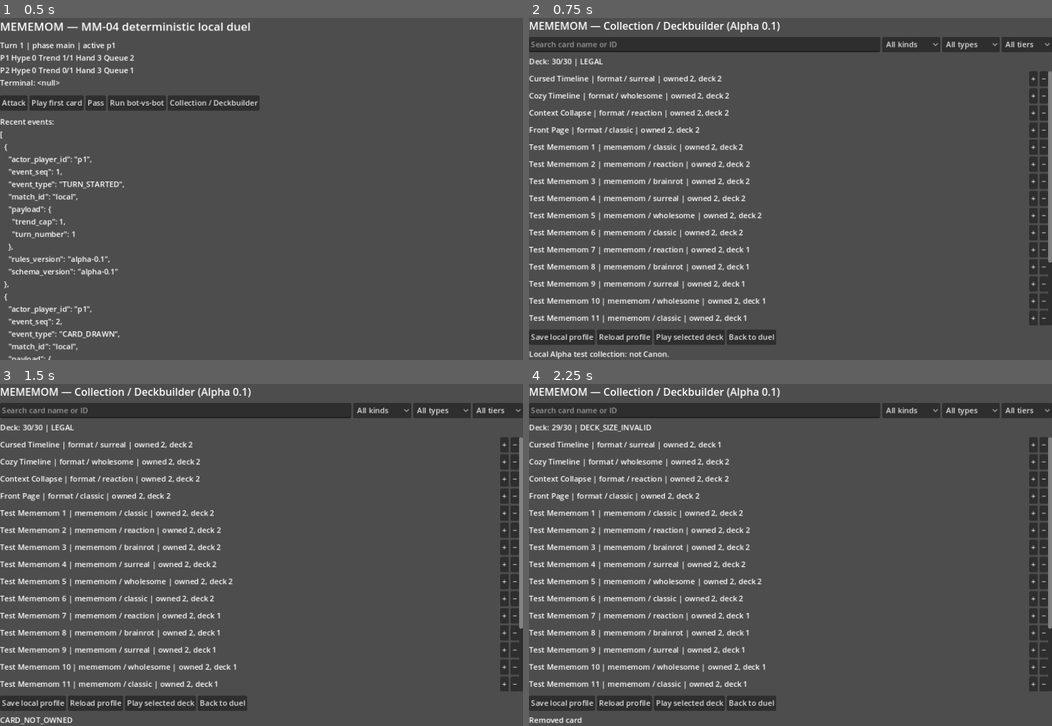
Above: before the commit, frames 1-4 (two rows, left to right).
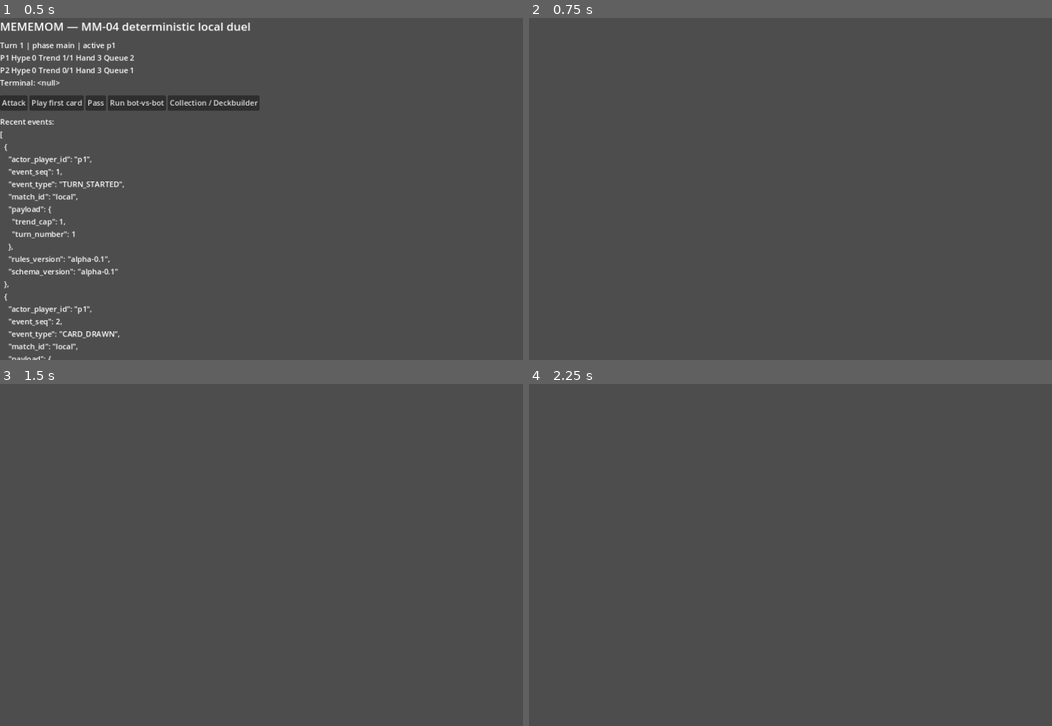
Above: after the commit, the same moments.

Repository: az1nn/meme-mon
Game: Godot game, scene res://scenes/Main.tscn
Same seed, same stepped clock (60 frames per second), same inputs: the game is played once before the commit and once after it.
Inputs (mouse positions are in pixels of both pictures, inside the frame that each line leads up to):
- Up to frame 1 (0.5 s): no input
- Up to frame 2 (0.75 s): click "Collection / Deckbuilder" at 0.5 s
- Up to frame 3 (1.5 s): click (502, 445) at 1.25 s, where only the run before the commit has a clickable "+"
- Up to frame 4 (2.25 s): click (1041, 445) at 2 s, where only the run before the commit has a clickable "−"

Frame 1 is identical in both runs. In frame 2, 15% of the frame differs, in the area x 0-100%, y 1-100%; in frame 3, 15%; in frame 4, 15%.
Error after the commit: Parse Error: Cannot infer the type of "deck_num" variable because the value doesn't have a set type. (res://src/presentation/collection.gd:143)

Commit message:
feat(mm-05): support multiple named decks and selection in Godot

Diff:
--- a/src/presentation/collection.gd
+++ b/src/presentation/collection.gd
@@ -15,6 +15,9 @@
 var kind_filter: OptionButton
 var type_filter: OptionButton
 var tier_filter: OptionButton
+var deck_picker: OptionButton
+var deck_name_input: LineEdit
+var active_deck_id: String = ACTIVE_DECK
 
 func _ready() -> void:
 	var data = JSON.parse_string(FileAccess.get_file_as_string("res://data/cards/alpha-test-cards.json"))
@@ -38,10 +41,11 @@
 		var ids: Array = model.catalog.keys()
 		ids.sort()
 		for edition_id in ids:
-			model.add_card(ACTIVE_DECK, edition_id)
+			model.add_card(active_deck_id, edition_id)
 		for i in range(10):
-			model.add_card(ACTIVE_DECK, ids[i])
+			model.add_card(active_deck_id, ids[i])
 	_build_ui()
+	_refresh_deck_picker()
 	_show_message(initial_message)
 	_render_cards()
 
@@ -66,6 +70,20 @@
 	type_filter = _add_filter(toolbar, ["All types", "classic", "reaction", "brainrot", "surreal", "wholesome"])
 	tier_filter = _add_filter(toolbar, ["All tiers", "standard", "headliner"])
 
+	var deck_toolbar = HBoxContainer.new()
+	root.add_child(deck_toolbar)
+	deck_picker = OptionButton.new()
+	deck_picker.item_selected.connect(Callable(self, "_on_pick_deck"))
+	deck_toolbar.add_child(deck_picker)
+	deck_name_input = LineEdit.new()
+	deck_name_input.placeholder_text = "Name for new deck"
+	deck_name_input.size_flags_horizontal = Control.SIZE_EXPAND_FILL
+	deck_toolbar.add_child(deck_name_input)
+	var create_button = Button.new()
+	create_button.text = "New deck"
+	create_button.pressed.connect(Callable(self, "_create_new_deck"))
+	deck_toolbar.add_child(create_button)
+
 	deck_label = Label.new()
 	root.add_child(deck_label)
 	var scroll = ScrollContainer.new()
@@ -100,6 +118,43 @@
 	return control.get_item_text(control.selected)
 
 func _on_filter_changed(_value = null) -> void:
+	_render_cards()
+
+func _refresh_deck_picker() -> void:
+	if deck_picker == null:
+		return
+	deck_picker.clear()
+	var ids: Array = model.decks.keys()
+	ids.sort()
+	if not ids.is_empty() and not model.decks.has(active_deck_id):
+		active_deck_id = str(ids[0])
+	for id in ids:
+		var idx := deck_picker.item_count
+		deck_picker.add_item(str(model.decks[id].get("name", id)))
+		deck_picker.set_item_metadata(idx, str(id))
+		if str(id) == active_deck_id:
+			deck_picker.select(idx)
+
+func _on_pick_deck(index: int) -> void:
+	active_deck_id = str(deck_picker.get_item_metadata(index))
+	_render_cards()
+
+func _create_new_deck() -> void:
+	var deck_num := model.decks.size() + 1
+	var new_id := "local.%d" % deck_num
+	while model.decks.has(new_id):
+		deck_num += 1
+		new_id = "local.%d" % deck_num
+	var name := deck_name_input.text.strip_edges()
+	if name.is_empty():
+		name = "Deck %d" % deck_num
+	var verdict: Dictionary = model.create_deck(new_id, name)
+	if not verdict["ok"]:
+		_show_message("New deck blocked: %s" % verdict["code"])
+		return
+	active_deck_id = new_id
+	_refresh_deck_picker()
+	_show_message("Created %s" % name)
 	_render_cards()
 
 func _render_cards() -> void:
@@ -127,10 +182,10 @@
 	_render_deck()
 
 func _used_copies(edition_id: String) -> int:
-	if not model.decks.has(ACTIVE_DECK):
+	if not model.decks.has(active_deck_id):
 		return 0
 	var used := 0
-	for entry in model.decks[ACTIVE_DECK]["cards"]:
+	for entry in model.decks[active_deck_id]["cards"]:
 		if str(entry["edition_id"]) == edition_id:
 			used += 1
 	return used
@@ -138,20 +193,20 @@
 func _render_deck() -> void:
 	if deck_label == null:
 		return
-	if not model.decks.has(ACTIVE_DECK):
+	if not model.decks.has(active_deck_id):
 		deck_label.text = "No active deck (profile needs repair)"
 		return
-	var count: int = model.decks[ACTIVE_DECK]["cards"].size()
-	var verdict: Dictionary = model.validate(ACTIVE_DECK)
+	var count: int = model.decks[active_deck_id]["cards"].size()
+	var verdict: Dictionary = model.validate(active_deck_id)
 	deck_label.text = "Deck: %d/30 | %s" % [count, "LEGAL" if verdict["ok"] else str(verdict["code"])]
 
 func _add(edition_id: String) -> void:
-	var verdict: Dictionary = model.add_card(ACTIVE_DECK, edition_id)
+	var verdict: Dictionary = model.add_card(active_deck_id, edition_id)
 	_show_message("Added card" if verdict["ok"] else str(verdict["code"]))
 	_render_cards()
 
 func _remove(edition_id: String) -> void:
-	var verdict: Dictionary = model.remove_card(ACTIVE_DECK, edition_id)
+	var verdict: Dictionary = model.remove_card(active_deck_id, edition_id)
 	_show_message("Removed card" if verdict["ok"] else str(verdict["code"]))
 	_render_cards()
 
@@ -163,11 +218,15 @@
 	var result: Dictionary = store.load_profile(PROFILE_PATH)
 	if result["ok"]:
 		result = model.import_profile(result["profile"])
+	if result["ok"]:
+		if not model.selected_deck_id.is_empty():
+			active_deck_id = model.selected_deck_id
+		_refresh_deck_picker()
 	_show_message("Profile reloaded" if result["ok"] else "Reload blocked: %s" % result["code"])
 	_render_cards()
 
 func _play() -> void:
-	var verdict: Dictionary = model.select_deck(ACTIVE_DECK)
+	var verdict: Dictionary = model.select_deck(active_deck_id)
 	if not verdict["ok"]:
 		_show_message("Cannot play: %s" % verdict["code"])
 		return
